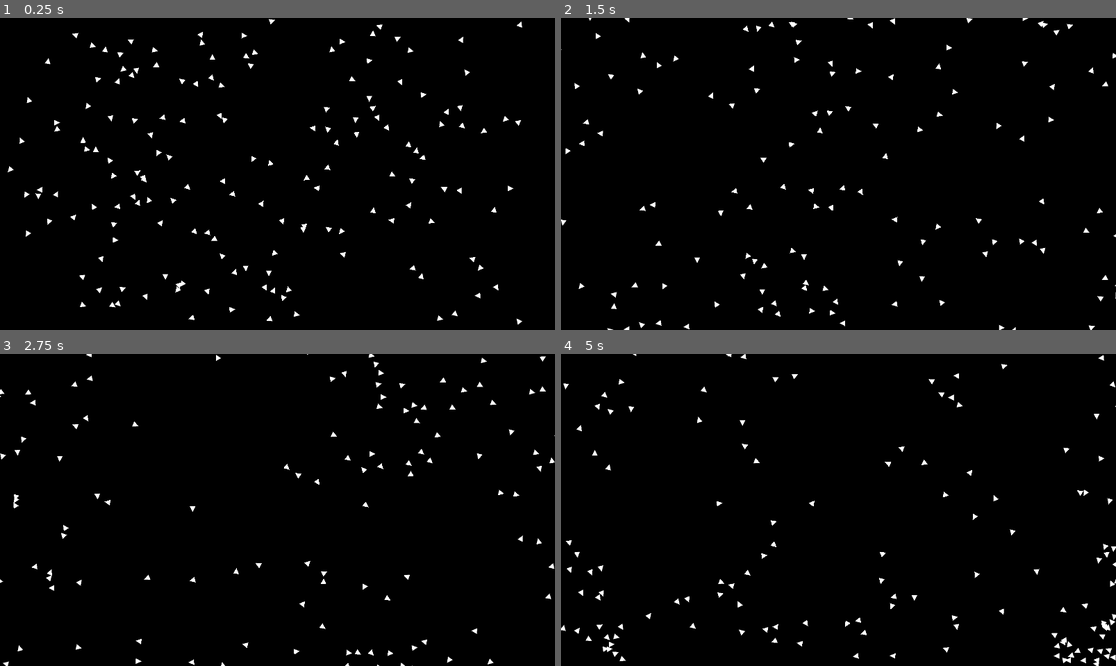
Above: before the commit, frames 1-4 (two rows, left to right).
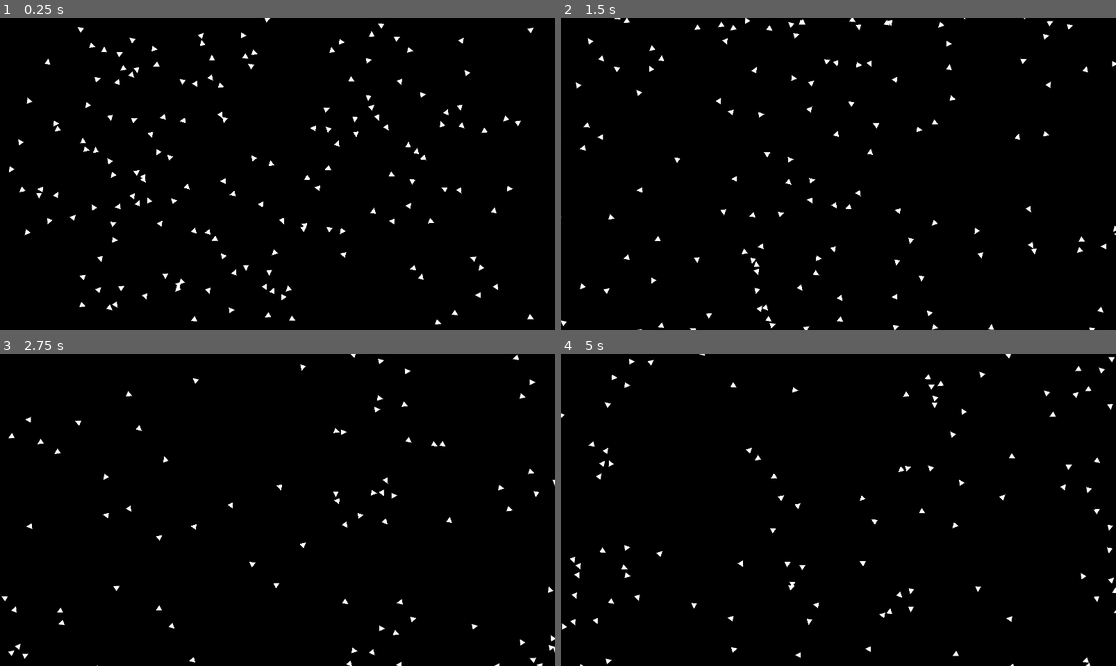
Above: after the commit, the same moments.

Repository: Sub1111/boids
Game: Godot game, scene res://2d/main_2d.tscn
The game is run twice, just before and just after one commit, with the same random seed, the same clock (stepped at 60 frames per second) and the same inputs.
Inputs:
- Up to frame 1 (0.25 s): no input
- Up to frame 2 (1.5 s): tap C (colision_avoidance_switch) at 0.6, 1.35 s
- Up to frame 3 (2.75 s): tap C (colision_avoidance_switch) at 2.1 s
- Up to frame 4 (5 s): tap C (colision_avoidance_switch) at 2.85, 3.6, 4.35 s

The runs differ from the first frame. In frame 1, 1.3% of the frame differs, in the area x 1-97%, y 0-99%; in frame 2, 2.5%; in frame 3, 2.0%; in frame 4, 2.6%, in the area x 0-100%, y 0-100%.

Commit message:
Better collision avoidance

Diff:
--- a/2d/fish_2d.gd
+++ b/2d/fish_2d.gd
@@ -4,7 +4,7 @@
 var flockmates: Array[Node2D]
 
 var avoidance_strength = 1.0
-var alignment_strength = 1.0
+var alignment_strength = .5
 var cohesion_strength = 1.0
 
 const max_speed := 20.0
--- a/2d/fish_2d.tscn
+++ b/2d/fish_2d.tscn
@@ -35,5 +35,6 @@
 
 [node name="RayCast2D" type="RayCast2D" parent="."]
 target_position = Vector2(10, 4.46638e-05)
+collision_mask = 2
 collide_with_areas = true
 collide_with_bodies = false
--- a/2d/main_2d.tscn
+++ b/2d/main_2d.tscn
@@ -12,12 +12,6 @@
 
 [sub_resource type="RectangleShape2D" id="RectangleShape2D_2qbro"]
 size = Vector2(1380, 78)
-
-[sub_resource type="RectangleShape2D" id="RectangleShape2D_rcij5"]
-size = Vector2(2254, 228)
-
-[sub_resource type="RectangleShape2D" id="RectangleShape2D_jolmf"]
-size = Vector2(649.124, 256)
 
 [node name="main2D" type="Node2D"]
 script = ExtResource("1_wobmm")
@@ -38,6 +32,7 @@
 
 [node name="top" type="Area2D" parent="borders"]
 position = Vector2(953, -107)
+collision_layer = 3
 
 [node name="CollisionShape2D" type="CollisionShape2D" parent="borders/top"]
 shape = SubResource("RectangleShape2D_tuxdb")
@@ -48,6 +43,7 @@
 
 [node name="bottom" type="Area2D" parent="borders"]
 position = Vector2(953, 1191)
+collision_layer = 3
 
 [node name="CollisionShape2D" type="CollisionShape2D" parent="borders/bottom"]
 shape = SubResource("RectangleShape2D_tuxdb")
@@ -59,6 +55,7 @@
 [node name="left" type="Area2D" parent="borders"]
 position = Vector2(-137, 544)
 rotation = 1.5708
+collision_layer = 3
 
 [node name="CollisionShape2D" type="CollisionShape2D" parent="borders/left"]
 shape = SubResource("RectangleShape2D_2qbro")
@@ -71,6 +68,7 @@
 [node name="right" type="Area2D" parent="borders"]
 position = Vector2(2044, 544)
 rotation = 1.5708
+collision_layer = 3
 
 [node name="CollisionShape2D" type="CollisionShape2D" parent="borders/right"]
 shape = SubResource("RectangleShape2D_2qbro")
@@ -80,88 +78,6 @@
 scale = Vector2(1375, 80)
 mesh = SubResource("BoxMesh_a88t1")
 
-[node name="Area2D" type="Area2D" parent="borders"]
-visible = false
-position = Vector2(962, 1051)
-monitoring = false
-monitorable = false
-
-[node name="CollisionShape2D" type="CollisionShape2D" parent="borders/Area2D"]
-position = Vector2(-11, 147)
-shape = SubResource("RectangleShape2D_rcij5")
-
-[node name="Area2D2" type="Area2D" parent="borders"]
-visible = false
-position = Vector2(962, -257)
-monitoring = false
-monitorable = false
-
-[node name="CollisionShape2D" type="CollisionShape2D" parent="borders/Area2D2"]
-position = Vector2(-11, 147)
-shape = SubResource("RectangleShape2D_rcij5")
-
-[node name="Area2D3" type="Area2D" parent="borders"]
-visible = false
-position = Vector2(6, 641)
-rotation = 1.57079
-monitoring = false
-monitorable = false
-
-[node name="CollisionShape2D" type="CollisionShape2D" parent="borders/Area2D3"]
-position = Vector2(-11, 147)
-shape = SubResource("RectangleShape2D_rcij5")
-
-[node name="Area2D4" type="Area2D" parent="borders"]
-visible = false
-position = Vector2(1899, 641)
-rotation = -1.57079
-monitoring = false
-monitorable = false
-
-[node name="CollisionShape2D" type="CollisionShape2D" parent="borders/Area2D4"]
-position = Vector2(-11, 147)
-shape = SubResource("RectangleShape2D_rcij5")
-
-[node name="Area2D5" type="Area2D" parent="borders"]
-visible = false
-position = Vector2(-34, -13)
-rotation = -0.785397
-monitoring = false
-monitorable = false
-
-[node name="CollisionShape2D" type="CollisionShape2D" parent="borders/Area2D5"]
-shape = SubResource("RectangleShape2D_jolmf")
-
-[node name="Area2D6" type="Area2D" parent="borders"]
-visible = false
-position = Vector2(1942, -30)
-rotation = 0.785397
-monitoring = false
-monitorable = false
-
-[node name="CollisionShape2D" type="CollisionShape2D" parent="borders/Area2D6"]
-shape = SubResource("RectangleShape2D_jolmf")
-
-[node name="Area2D7" type="Area2D" parent="borders"]
-visible = false
-position = Vector2(-45, 1096)
-rotation = -2.35619
-monitoring = false
-monitorable = false
-
-[node name="CollisionShape2D" type="CollisionShape2D" parent="borders/Area2D7"]
-shape = SubResource("RectangleShape2D_jolmf")
-
-[node name="Area2D8" type="Area2D" parent="borders"]
-visible = false
-position = Vector2(1948, 1105)
-rotation = -0.785397
-monitoring = false
-monitorable = false
-
-[node name="CollisionShape2D" type="CollisionShape2D" parent="borders/Area2D8"]
-shape = SubResource("RectangleShape2D_jolmf")
-
 [connection signal="area_entered" from="borders/top" to="borders" method="_on_top_area_entered"]
 [connection signal="area_entered" from="borders/bottom" to="borders" method="_on_bottom_area_entered"]
 [connection signal="area_entered" from="borders/left" to="borders" method="_on_left_area_entered"]
Not shown: 1 places in 2d/main_2d.tscn that only renumber resources
